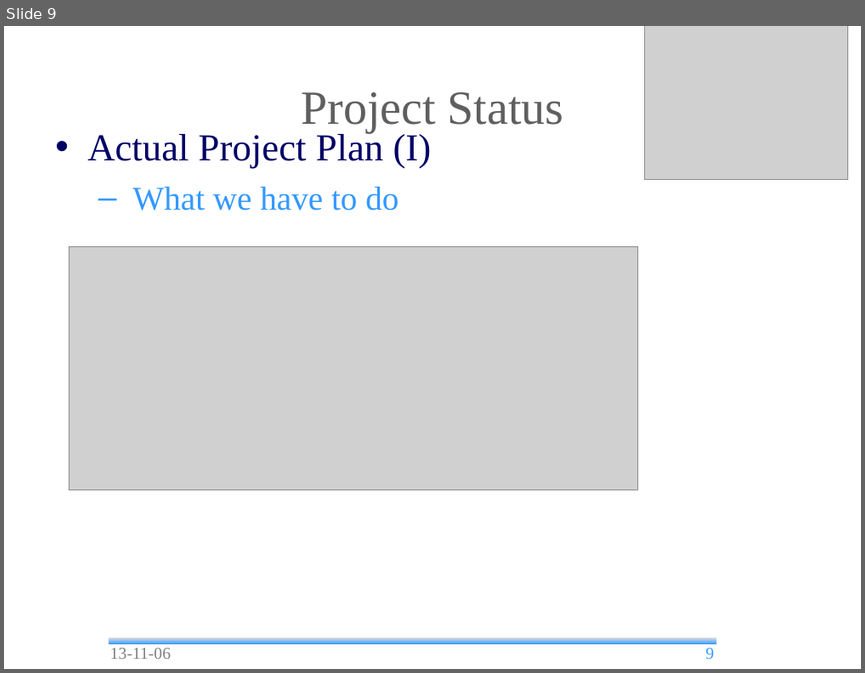
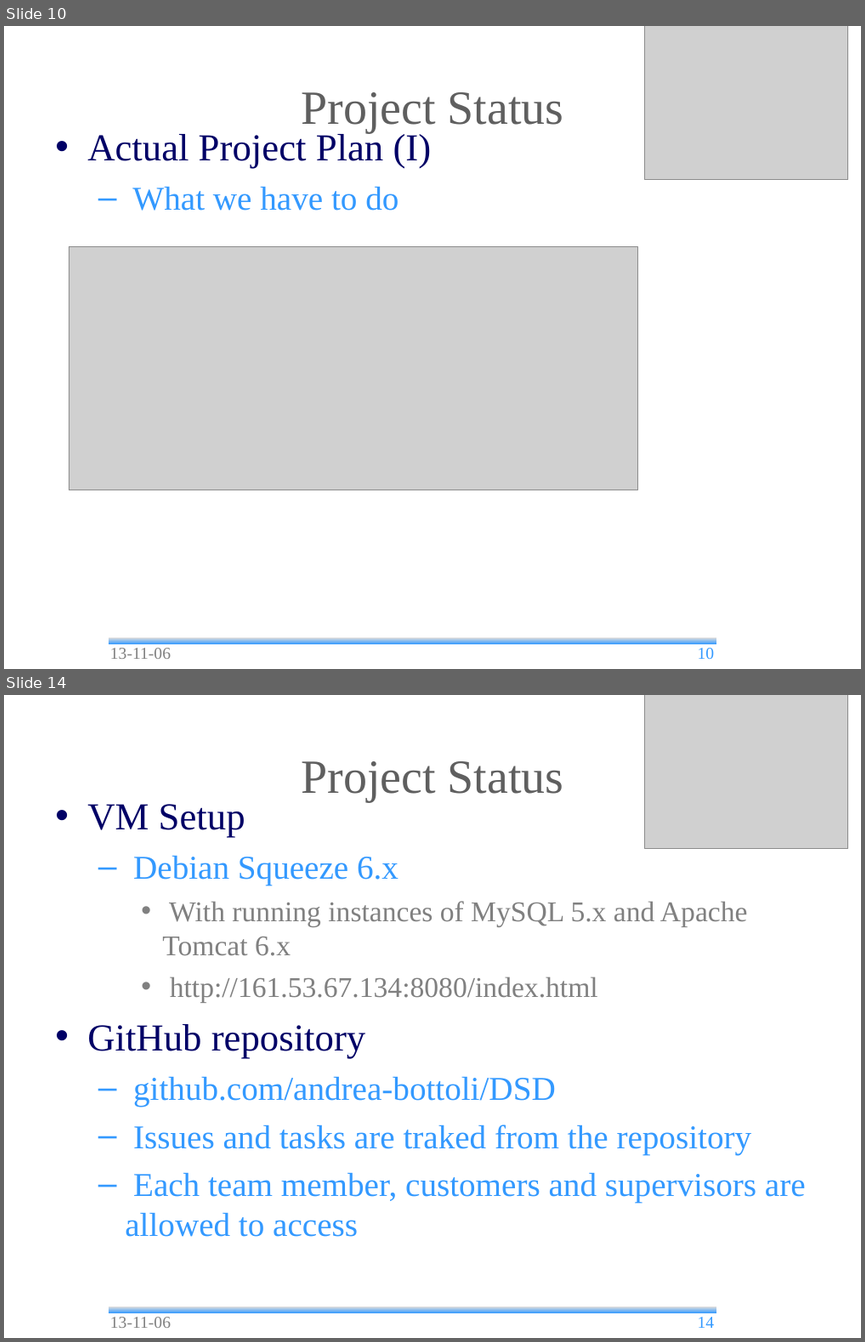
Before and after one commit to andrea-bottoli/DSD, a slide deck: Documentation/Presentation/13_45/Status_Report.odp. Shown one above the other, each under a label of ours: slide 9 before the commit, slides 10 and 14 after it; the slides between them are not shown. The pictures are 865x673 and 865x1342 pixels, drawn with LibreOffice and Linux fonts; fonts in the diff are those of the drawing; grey boxes stand for pictures; background and template pictures are left out. Boxes give left, top, right and bottom in pixels: in the first picture for what was removed or moved away, otherwise in the second. Text is boxed around its words. In the diff, an @@ line names an element or a change of style, - is before the commit and + after.

Commit message:
Status Report and Requirements

```diff
--- a/Documentation/Presentation/13_45/Status_Report.odp
+++ b/Documentation/Presentation/13_45/Status_Report.odp
@@ slide 14 added at (x1=4, y1=695, x2=861, y2=1338), background #FFFFFF; not listed: 1 template element that a slide beside it also shows @@
@@ picture added at (x1=645, y1=695, x2=847, y2=848) @@
@@ title added at (x1=301, y1=761, x2=564, y2=802), 40 pt, text #5F5F5F @@
+Project Status
@@ text added at (x1=87, y1=804, x2=806, y2=1236), 28 pt, text #3399FF @@
+• VM Setup
+  – Debian Squeeze 6.x
+    • With running instances of MySQL 5.x and Apache Tomcat 6.x
+    • http://161.53.67.134:8080/index.html
+• GitHub repository
+  – github.com/andrea-bottoli/DSD
+  – Issues and tasks are traked from the repository
+  – Each team member, customers and supervisors are allowed to access
@@ text added at (x1=110, y1=1316, x2=171, y2=1327), 14 pt, text #808080 @@
+13-11-06
@@ page number added at (x1=698, y1=1316, x2=715, y2=1327), 14 pt, text #3399FF @@
+14
@@ what was slide 9 is now slide 10 @@
@@ page number at (x1=698, y1=647, x2=715, y2=658): text changed @@
-9
+10
```
Also in this commit, not shown: 8 slides changed, 3 other slides added, 1 slide removed, 3 other files.
